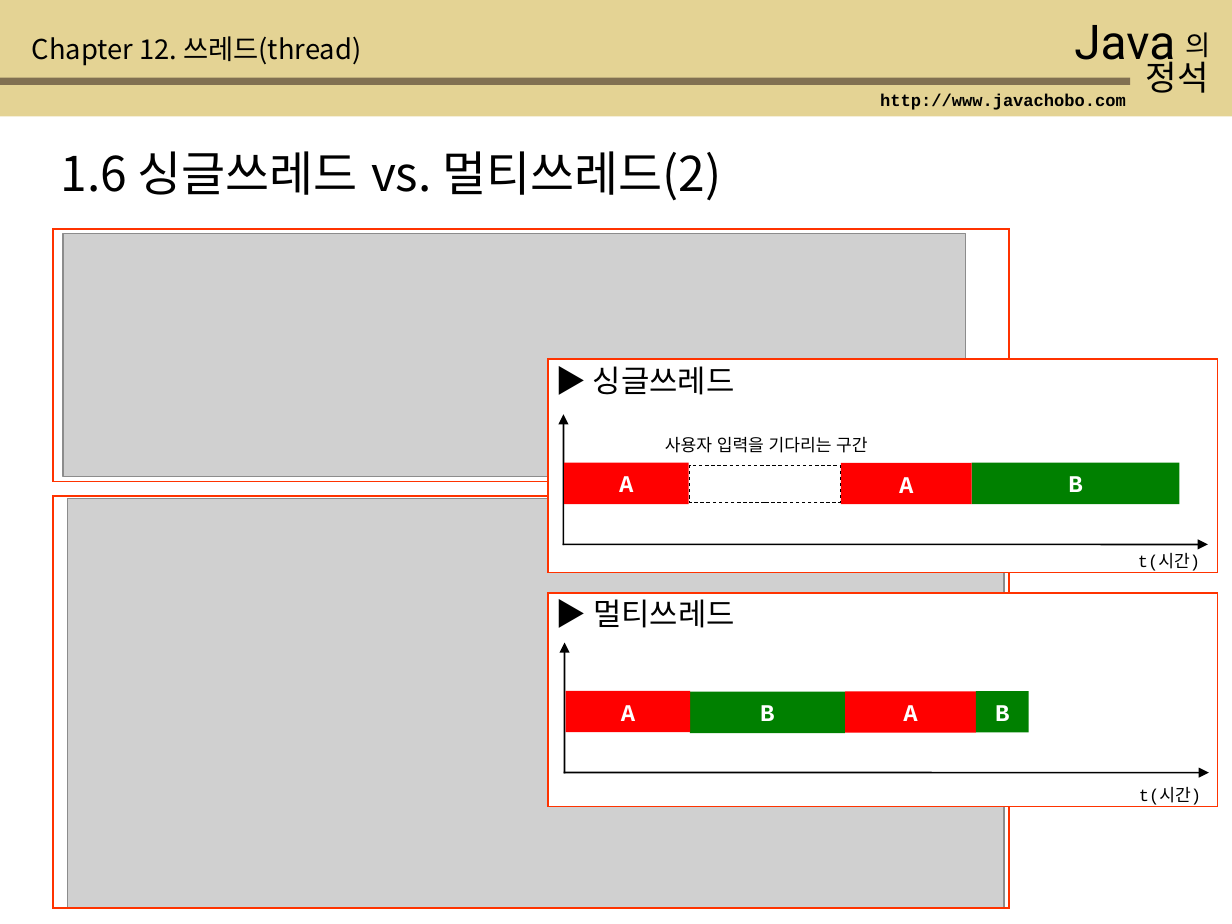
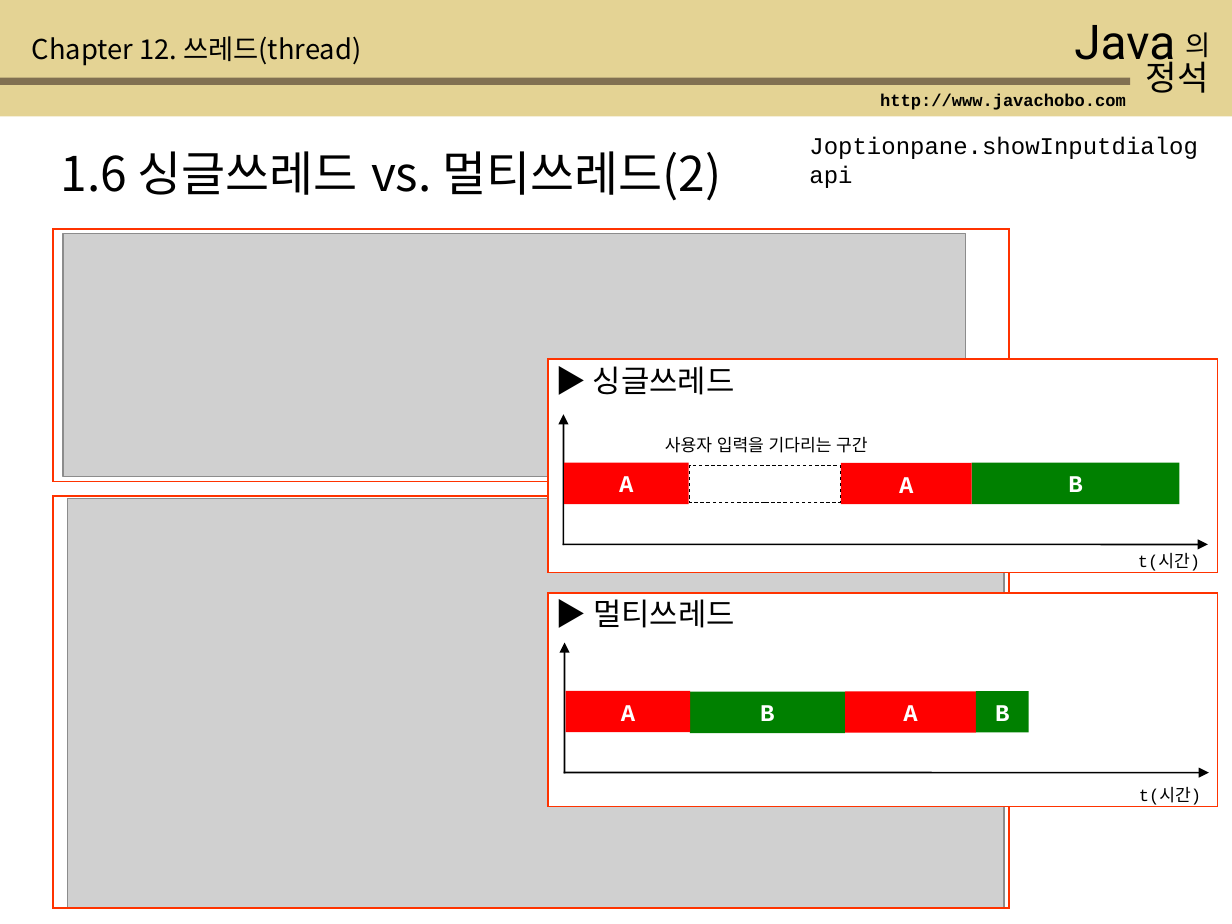
Before and after one commit to heejung-choi/spark, a slide deck: slide 9 of [Java의정석]ch12_쓰레드.ppt. Drawn at 1232x924 pixels with LibreOffice and Linux fonts; fonts in the diff are those of the drawing; grey boxes stand for pictures. Boxes give left, top, right and bottom in pixels: in the first picture for what was removed or moved away, otherwise in the second. Text is boxed around its words. In the diff, an @@ line names an element or a change of style, - is before the commit and + after.

```diff
--- a/[Java의정석]ch12_쓰레드.ppt
+++ b/[Java의정석]ch12_쓰레드.ppt
@@ text added at bbox=[809, 137, 1197, 188], 14 pt, text #000000 @@
+Joptionpane.showInputdialog
+api
```
Also in this commit, not shown: 3 other files.
